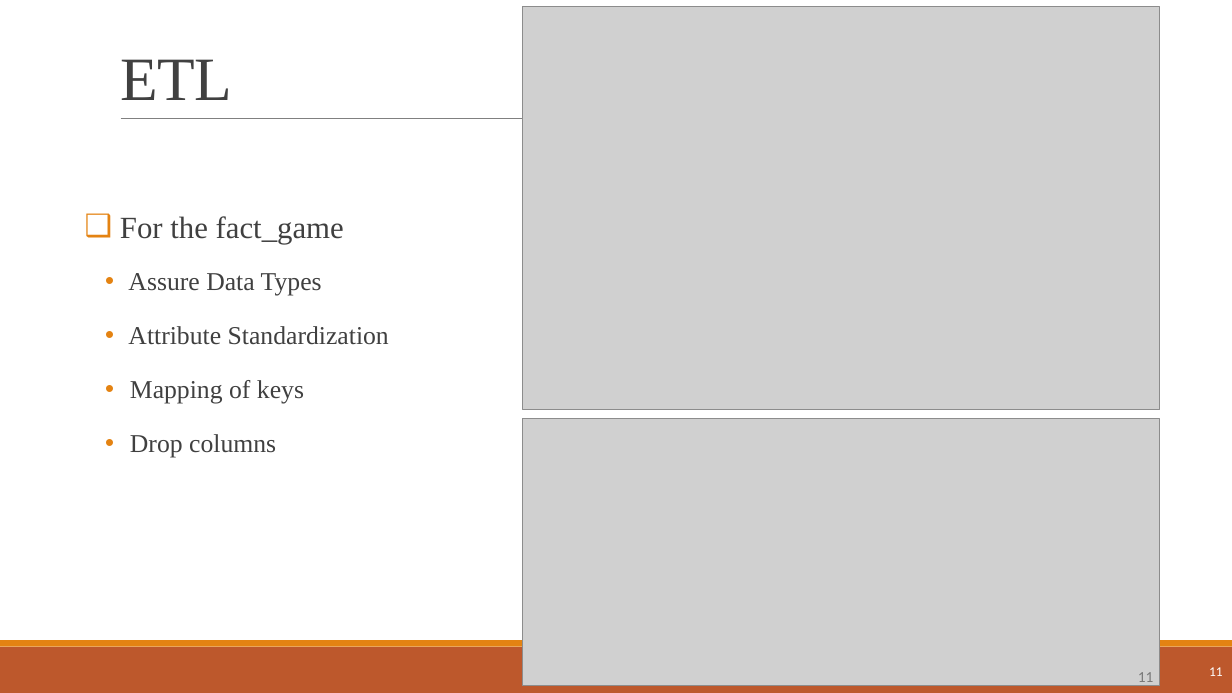
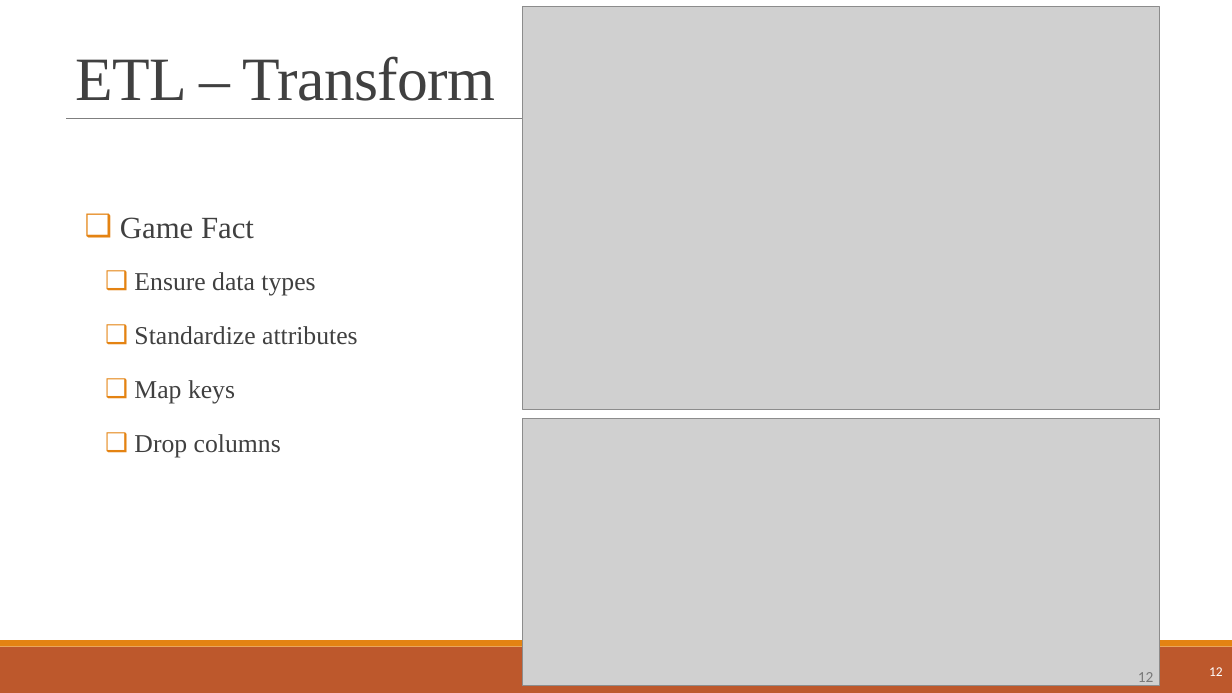
Before and after one commit to najeh-halawani/NBA-Data-Warehouse, a slide deck: slide 12 of presentation_Data_Management.pptx (slide 11 before the commit). Drawn at 1232x693 pixels with LibreOffice and Linux fonts; fonts in the diff are those of the drawing; grey boxes stand for pictures. Boxes give left, top, right and bottom in pixels: in the first picture for what was removed or moved away, otherwise in the second. Text is boxed around its words. In the diff, an @@ line names an element or a change of style, - is before the commit and + after.

```diff
--- a/presentation_Data_Management.pptx
+++ b/presentation_Data_Management.pptx
@@ title at bbox=[76, 56, 495, 101]: text changed @@
-ETL
+ETL – Transform
@@ line added from (122, 118) to (67, 118), #7F7F7F 0.5 pt @@
@@ text at bbox=[120, 217, 358, 404]: text changed @@
-❑ For the fact_game
-  • Assure Data Types
-  • Attribute Standardization
-  • Mapping of keys
+❑ Game Fact
+  ❑ Ensure data types
+  ❑ Standardize attributes
+  ❑ Map keys
@@ text at bbox=[134, 434, 281, 458]: bullet • to ❑ @@
@@ page number at bbox=[1138, 672, 1154, 687]: text changed @@
-11
+12
@@ page number at bbox=[1209, 667, 1223, 676]: text changed @@
-11
+12
```
Also in this commit, not shown: 15 other slides changed, 9 slides added, 1 slide removed, 4 other files.
